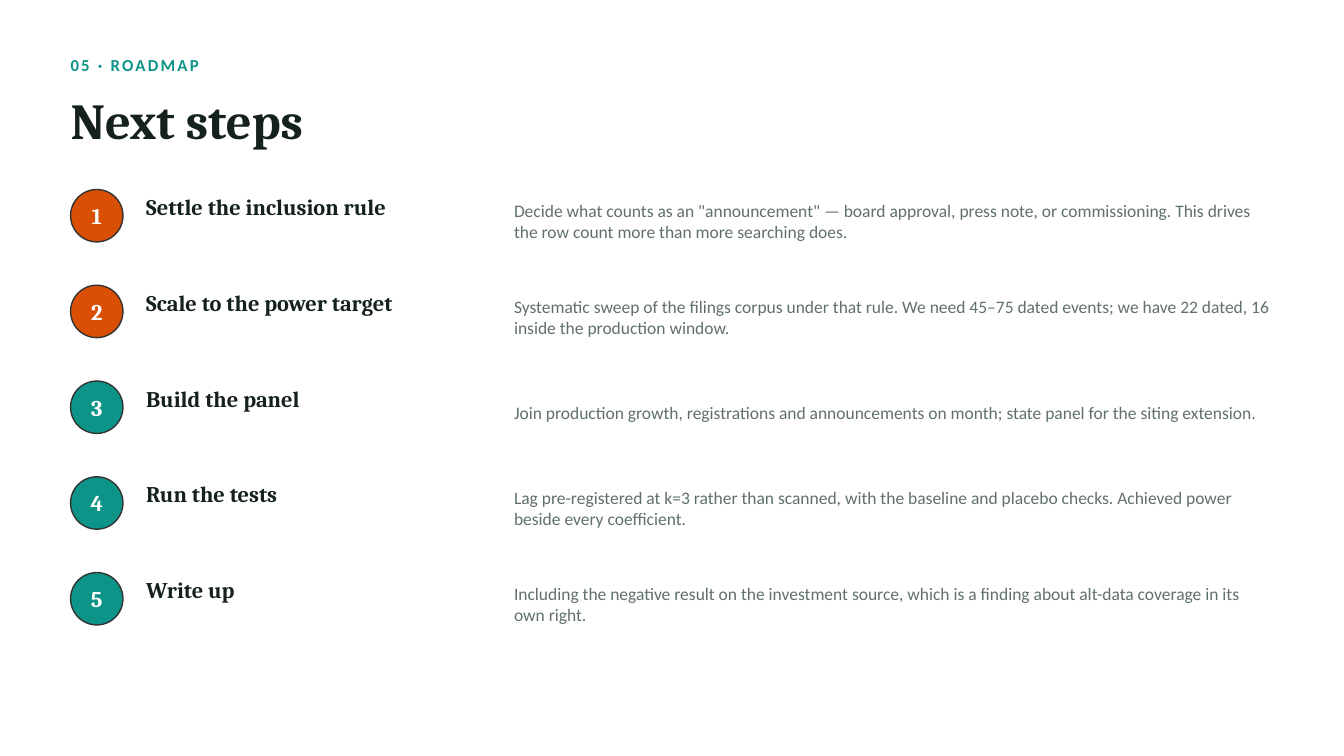
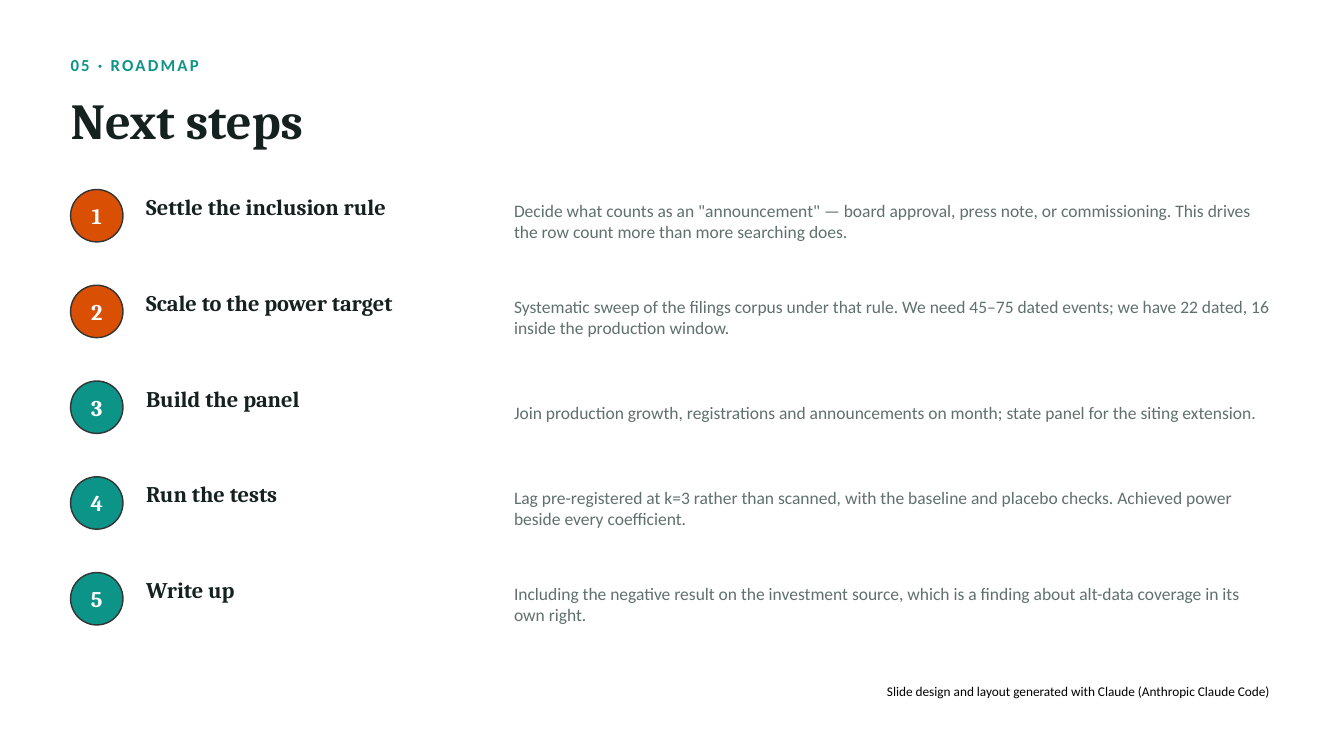
Before and after one commit to haydn-s/thurro-term-project, a slide deck: slide 6 of presentations/ev-investment-update.pptx. Drawn at 1344x756 pixels with LibreOffice and Linux fonts; fonts in the diff are those of the drawing. Boxes give left, top, right and bottom in pixels: in the first picture for what was removed or moved away, otherwise in the second. Text is boxed around its words. In the diff, an @@ line names an element or a change of style, - is before the commit and + after.

```diff
--- a/presentations/ev-investment-update.pptx
+++ b/presentations/ev-investment-update.pptx
@@ text added at <box>887,686,1270,699</box>, 9.5 pt, text #000000 @@
+Slide design and layout generated with Claude (Anthropic Claude Code)
```
Also in this commit, not shown: 3 other slides changed.
